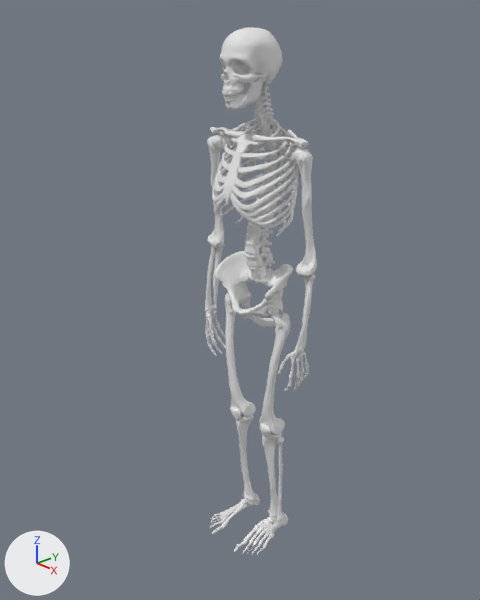
The Blender file _art/patient/skeleton.blend, before and after one commit.
Camera for both pictures: a camera (50 mm lens) standing at (1.562, -1.498, 1.854) and looking at (0.022, -0.081, 1.012). Every picture has the same lights, and +X, +Y and +Z are marked at lower left.

The scene before the commit, as lines of its bpy script (objects in view):
```python
me_subtool_0_3517926 = bpy.data.meshes.new('SubTool-0-3517926')
me_subtool_0_3517926.from_pydata(...)  # 21815 vertices, 43016 faces; spans x -0.25..0.25, y -0.15..0.14, z 0.0..1.87
ob_skeleton = bpy.data.objects.new('skeleton', me_subtool_0_3517926)
ob_skeleton.location = (0.0, 0.0, 0.0)
```
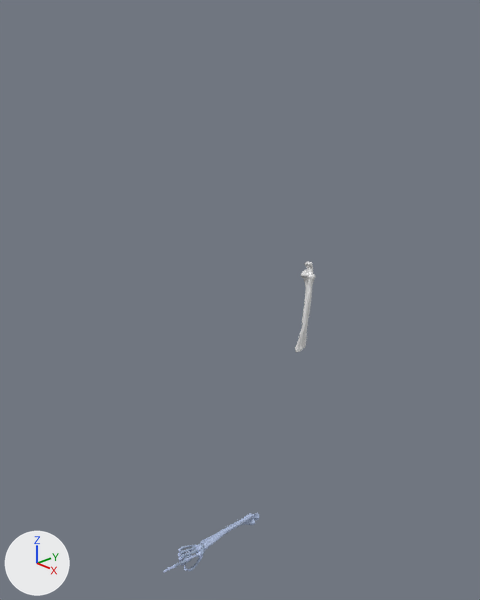
Where the change shows, as pixel boxes [x1, y1, x2, y2] in the pictures (480 x 600 px):
'skeleton', hidden
    before: [205, 27, 317, 555]
'hand-hint', added (blue)
    after: [163, 513, 260, 573]

Patch to the scene script:
```diff
--- a/_art/patient/skeleton.blend.py
+++ b/_art/patient/skeleton.blend.py
@@ img_pallette_min_v1_7_jpg @@
+img_pallette_min_v1_7_jpg = load_image('Pallette.min.v1.7.jpg', 'Pallette.min.v1.7.jpg', 128, 128, 'sRGB')
@@ mat_palleteee @@
+mat_palleteee = principled_material('palleteee')
+mat_palleteee.texture = img_pallette_min_v1_7_jpg
@@ me_subtool_0_3517926_002 @@
+me_subtool_0_3517926_002.from_pydata(...)  # 1308 vertices, 2504 faces; spans x -0.06..0.037, y -0.439..0.041, z -0.001..0.066
+me_subtool_0_3517926_002.materials.append(mat_palleteee)  # picture img_pallette_min_v1_7_jpg
@@ ob_skeleton @@
 ob_skeleton.location = (0.0, 0.0, 0.0)
+ob_skeleton.hide_set(True)
@@ ob_hand_hint @@
+ob_hand_hint = bpy.data.objects.new('hand-hint', me_subtool_0_3517926_002)
+ob_hand_hint.location = (0.0, 0.0, 0.0)
```
